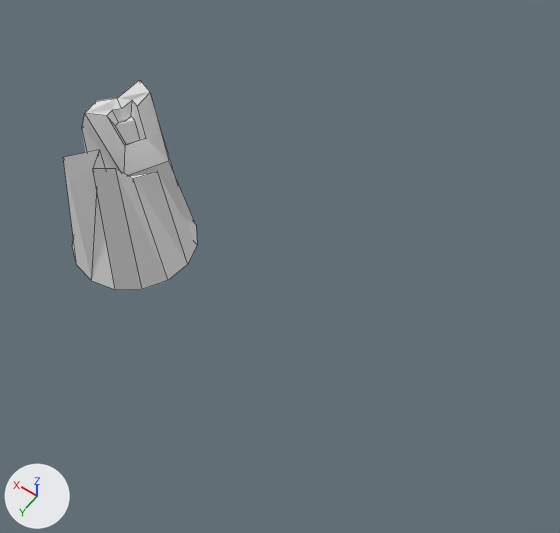
The Blender file img sources/Blender/ruin.blend: old version first, new version second.
Rendered twice from a 50 mm camera at (-9.27, 7.33, 13.55) aimed at (-3.49, -0.76, 0.83). Arrows for +X, +Y and +Z are at lower left; the lights stay in place. Mesh edges are drawn as thin lines.
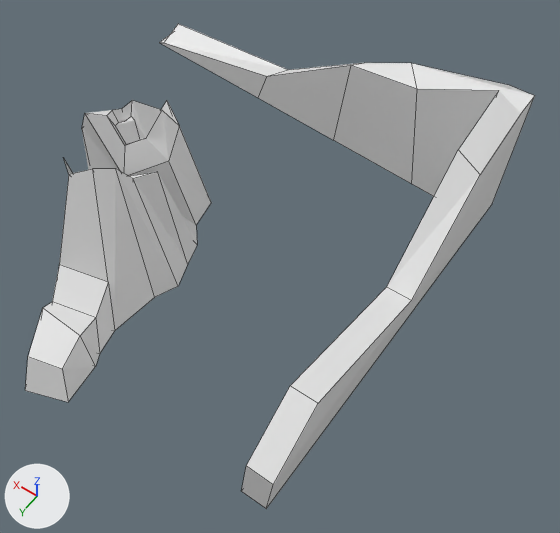
Scene script edits in JSON lines:
```json
{"block": "me_cylinder_002", "where": "# used by ob_cylinder; location = (0.0, 0.0, 3.0); scale = (1.0, 1.0, 3.0)"}
{"op": "remove", "block": "me_cylinder_002", "code": "me_cylinder_002.from_pydata(...)  # 53 vertices, 32 faces; spans x -1.41..1.41, y -1.39..1.42, z -1.0..0.23"}
{"op": "add", "block": "me_cylinder_002", "code": "me_cylinder_002.from_pydata(...)  # 97 vertices, 61 faces; spans x -6.26..3.58, y -5.74..4.14, z -1.01..0.2"}
{"block": "me_cylinder_002", "change": "me_cylinder_002 part 1: a new loose piece of 31 vertices spanning x -6.26..3.58, y -5.74..3.3, z -1.01..0.2"}
{"block": "me_cylinder_002", "change": "me_cylinder_002 part 2"}
{"block": "me_cylinder_002", "change": "3 vertices are removed from x -0.58..0.58, y 1.3..1.42, z -1.0"}
{"block": "me_cylinder_002", "change": "5 faces are deleted"}
{"block": "me_cylinder_002", "change": "11 vertices move from x -1.35..1.06, y -1.39..0.95, z -1.0..0.23 to x -1.63..1.26, y -2.45..1.19, z -1.0..0.03"}
{"block": "me_cylinder_002", "change": "16 vertices are added at x -1.69..0.0, y 1.71..4.14, z -1.01..-0.6"}
{"block": "me_cylinder_002", "change": "17 new faces join them"}
```

What differs and where, as boxes (x1, y1, x2, y2) in the pictures (560 x 533 px):
```json
{"object": "Cylinder", "change": "reshaped", "before": [63, 80, 197, 290], "after": [25, 24, 535, 509], "on screen": "279% wider, 130% taller"}
{"part": 1, "of": "me_cylinder_002", "change": "added", "after": [159, 24, 535, 509]}
{"part": 2, "of": "me_cylinder_002", "change": "built on", "before": [63, 80, 188, 290], "after": [25, 100, 211, 402]}
```
